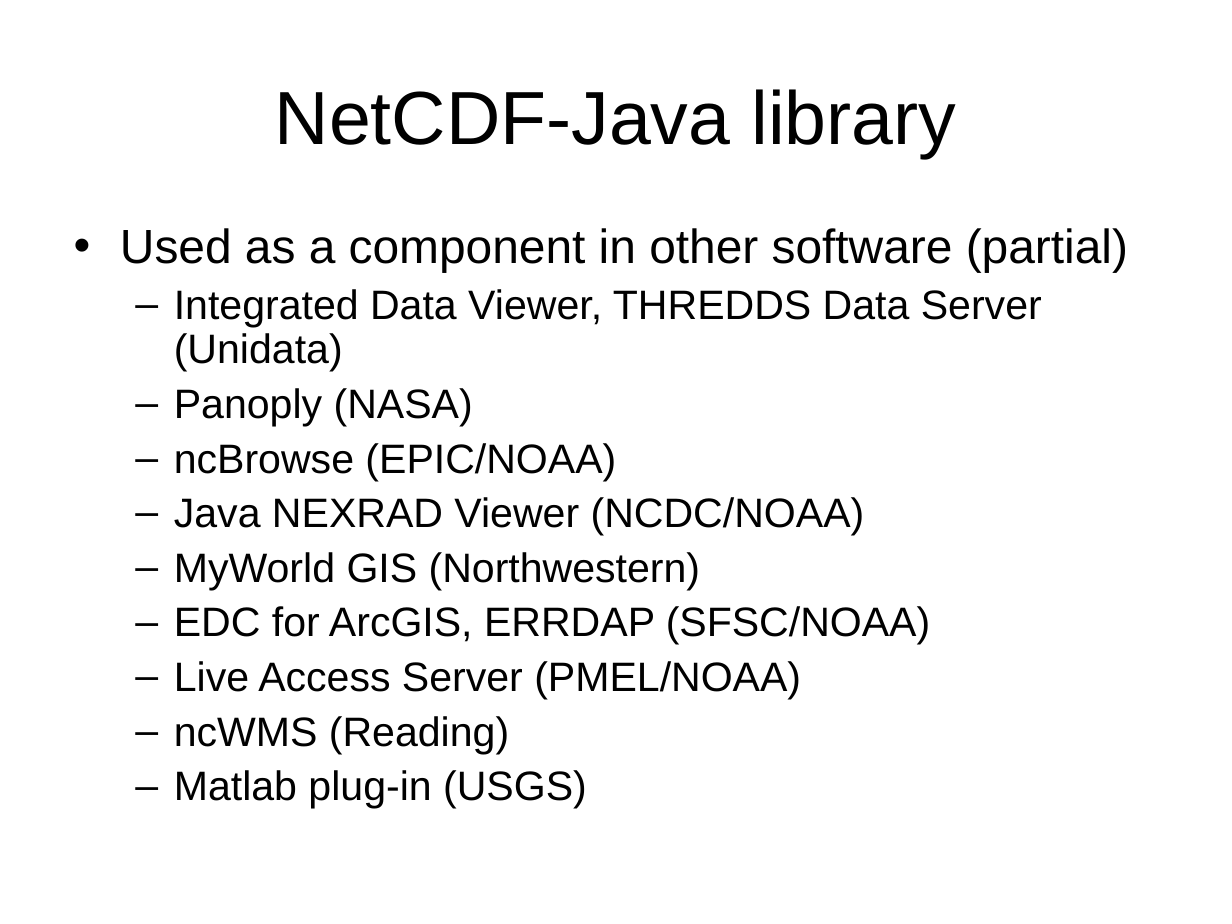
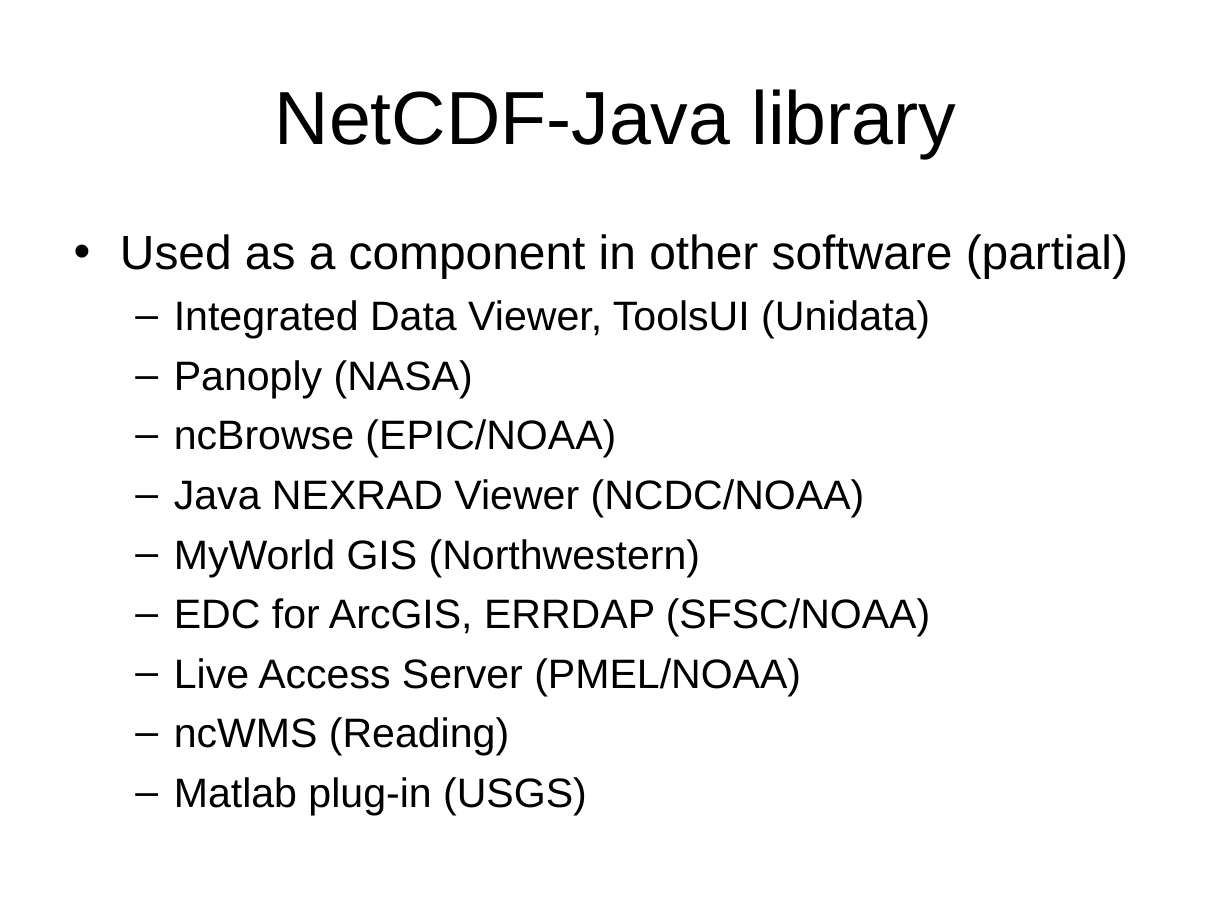
Before and after one commit to ooici-eoi/THREDDS, a slide deck: slide 22 of docs/web/thredds/tech/tutorial/TDSOverview.ppt (slide 21 before the commit). Drawn at 1232x924 pixels with LibreOffice and Linux fonts; fonts in the diff are those of the drawing; background and template pictures are left out. Boxes give left, top, right and bottom in pixels: in the first picture for what was removed or moved away, otherwise in the second. Text is boxed around its words. In the diff, an @@ line names an element or a change of style, - is before the commit and + after.

```diff
--- a/docs/web/thredds/tech/tutorial/TDSOverview.ppt
+++ b/docs/web/thredds/tech/tutorial/TDSOverview.ppt
@@ text at (120,234,1128,815): line spacing 0.9 to 1 @@
@@ text at (174,300,930,339): text changed @@
-  – Integrated Data Viewer, THREDDS Data Server (Unidata)
+  – Integrated Data Viewer, ToolsUI (Unidata)
```
Also in this commit, not shown: 8 other slides changed, 6 slides added, 4 slides removed, 8 other files.
